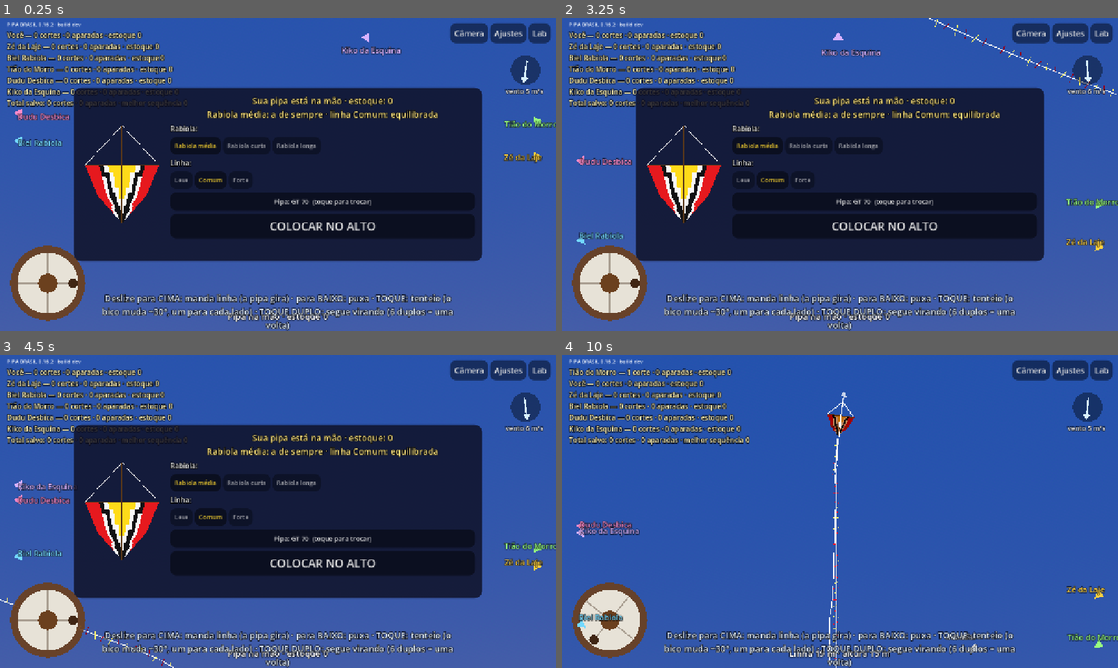
Above: before the commit, frames 1-4 (two rows, left to right).
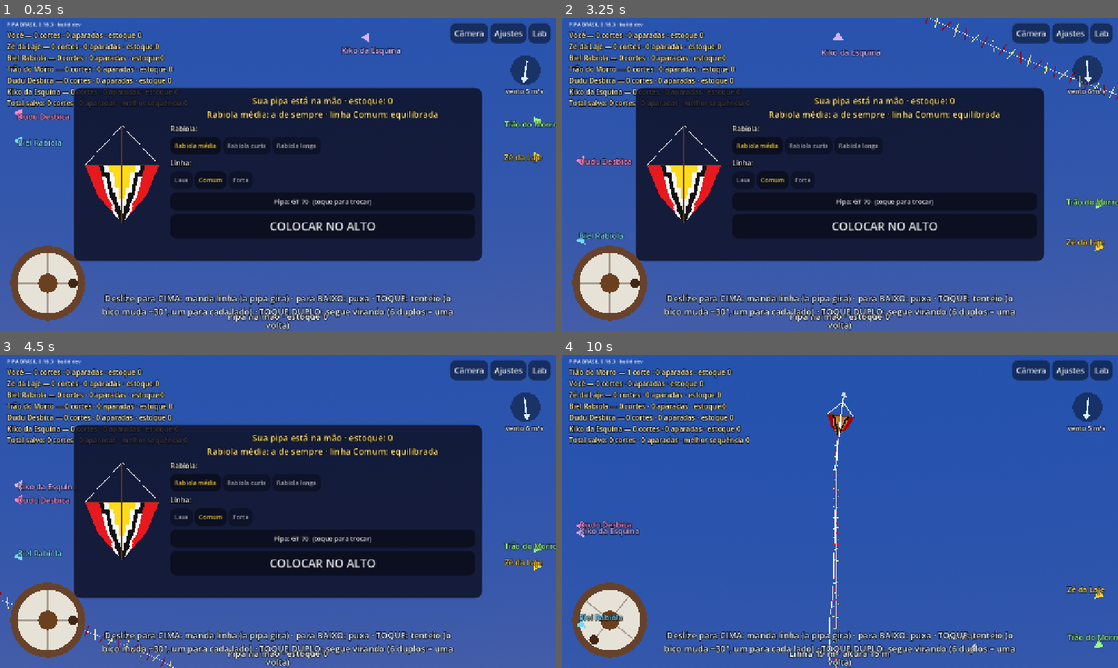
Above: after the commit, the same moments.

Repository: lucaskaeller201-ui/Pipa-Brasil
Game: Godot game, scene res://scenes/main/main.tscn
Same seed, same stepped clock (60 frames per second), same inputs: the game is played once before the commit and once after it.
Inputs (mouse positions are in pixels of both pictures, inside the frame that each line leads up to):
- Up to frame 1 (0.25 s): no input
- Up to frame 2 (3.25 s): tap Enter at 0.5 s; move the mouse to (962, 158) at 0.52 s; hold Right 0.53-1.25 s; tap Z at 0.6 s; click (962, 158) at 0.67 s; tap Space at 0.77 s; drag from (728, 190) to (812, 237) at 1.27 s; move the mouse to (895, 105) at 2.02 s; hold Right 2.03-2.75 s; tap Q at 2.1 s; drag from (812, 237) to (673, 127) at 2.77 s
- Up to frame 3 (4.5 s): move the mouse to (444, 558) at 3.52 s; hold A 3.53-4.25 s; tap Z at 3.6 s; tap Space at 3.77 s; drag from (111, 464) to (194, 433) at 4.27 s
- Up to frame 4 (10 s): move the mouse to (867, 511) at 5.02 s; hold S 5.03-5.75 s; tap Q at 5.1, 8.1 s; click (867, 511) at 5.17 s; drag from (756, 433) to (728, 527) at 5.77 s; move the mouse to (962, 495) at 6.52 s; hold W 6.53-7.25 s; tap Z at 6.6, 9.6 s; tap Space at 6.77, 9.77 s; drag from (728, 527) to (812, 574) at 7.27 s; move the mouse to (895, 442) at 8.02 s; hold S 8.03-8.75 s; drag from (812, 574) to (673, 464) at 8.77 s; move the mouse to (1006, 558) at 9.52 s; hold W from 9.53 s (still down); click (1006, 558) at 9.67 s

The runs differ from the first frame. In frame 1, less than 0.1% of the frame differs, in the area x 9-10%, y 2-3%; in frame 2, 0.1%, in the area x 9-100%, y 0-27%; in frame 3, less than 0.1%; in frame 4, less than 0.1%.

Commit message:
0.16.3: rabiola fina de longe (D-048)
Co-Authored-By: Claude Opus 5.5 <noreply@anthropic.com>
Claude-Session: https://claude.ai/code/session_01VcBVPpGPHbKMkWY2F5CwiY

Diff:
--- a/game/match/livre.gd
+++ b/game/match/livre.gd
@@ -188,7 +188,7 @@
 		if fl.tail != null:
 			# Rabiola: o barbante fininho e as fitinhas coloridas (D-043).
 			var estilo: Dictionary = _estilo_de.get(fl, Estilos.ESTILOS[0])
-			_linhas.call("desenhar_cadeia", fl.tail.pos, Color(0.9, 0.9, 0.9), 0.0008)
+			_linhas.call("desenhar_cadeia", fl.tail.pos, Color(0.9, 0.9, 0.9, 0.8), 0.0008, 0.5)
 			_linhas.call("desenhar_fitinhas", fl.tail.pos, estilo["fitas"], Time.get_ticks_msec() / 1000.0)
 	var eu := modo.you()
 	_tratar_acontecimentos()
--- a/game/views/lines_view.gd
+++ b/game/views/lines_view.gd
@@ -27,7 +27,7 @@
 
 ## Desenha a cadeia como fita. `largura` é a largura real (m); a fita nunca fica
 ## mais fina que `min_width_per_meter` × distância até a câmera.
-func desenhar_cadeia(pontos: PackedVector3Array, cor: Color, largura := 0.0006) -> void:
+func desenhar_cadeia(pontos: PackedVector3Array, cor: Color, largura := 0.0006, minimo := 1.0) -> void:
 	if pontos.size() < 2:
 		return
 	_im.surface_begin(Mesh.PRIMITIVE_TRIANGLES, _material)
@@ -38,8 +38,8 @@
 		var dir := b - a
 		if dir.length_squared() < 1e-10:
 			continue
-		var la := _lado(a, dir, largura)
-		var lb := _lado(b, dir, largura)
+		var la := _lado(a, dir, largura, minimo)
+		var lb := _lado(b, dir, largura, minimo)
 		_im.surface_add_vertex(a - la)
 		_im.surface_add_vertex(a + la)
 		_im.surface_add_vertex(b + lb)
@@ -49,12 +49,12 @@
 	_im.surface_end()
 
 
-func _lado(p: Vector3, dir: Vector3, largura: float) -> Vector3:
+func _lado(p: Vector3, dir: Vector3, largura: float, minimo := 1.0) -> Vector3:
 	var para_camera := camera_position - p
 	var lado := dir.cross(para_camera)
 	if lado.length_squared() < 1e-10:
 		lado = dir.cross(Vector3.UP)
-	var meia := 0.5 * maxf(largura, min_width_per_meter * para_camera.length())
+	var meia := 0.5 * maxf(largura, minimo * min_width_per_meter * para_camera.length())
 	return lado.normalized() * meia
 
 
@@ -79,10 +79,14 @@
 			if lado.length_squared() < 1e-10:
 				continue
 			lado = lado.normalized()
-			# fitinha fina: no máximo ~1 px de largura e uns 3 px para cada lado
+			# fitinha no tamanho de verdade (D-048): de longe ela some, como na
+			# vida real, e fica só o barbante fininho
 			var px := min_width_per_meter * 0.5 * para_camera.length()
-			var comprimento := maxf(0.04, 3.0 * px)
-			var largura := maxf(0.008, 1.0 * px)
+			var comprimento := 0.05
+			var largura := 0.012
+			if comprimento < 1.2 * px:
+				k += 1
+				continue
 			var ang := sin(tempo * 11.0 + k * 1.9) * 0.6
 			var eixo := lado * cos(ang) + dir * sin(ang)
 			var w := dir * (largura * 0.5)
--- a/project.godot
+++ b/project.godot
@@ -7,7 +7,7 @@
 
 config/name="PIPA BRASIL"
 config/description="Simulador brasileiro de pipas em 3D"
-config/version="0.16.2"
+config/version="0.16.3"
 run/main_scene="res://scenes/main/main.tscn"
 config/features=PackedStringArray("4.7", "Mobile")
 config/icon="res://icon.svg"
--- a/tests/unit/test_estilos.gd
+++ b/tests/unit/test_estilos.gd
@@ -31,7 +31,7 @@
 
 func test_rabiola_tem_fitinhas() -> void:
 	var l: MeshInstance3D = LinesView.new()
-	l.set("camera_position", Vector3(0.0, 0.0, 30.0))
+	l.set("camera_position", Vector3(0.0, 0.0, 10.0))
 	var pontos := PackedVector3Array()
 	for i in 11:
 		pontos.append(Vector3(0.0, -0.2 * i, 0.0))
@@ -41,3 +41,21 @@
 	var vertices: PackedVector3Array = im.surface_get_arrays(0)[Mesh.ARRAY_VERTEX]
 	assert_eq(vertices.size(), 10 * 2 * 6, "duas fitinhas por pedaço da rabiola")
 	l.free()
+
+
+## D-048: de longe as fitinhas somem (tamanho de verdade) e fica o barbante.
+func test_rabiola_de_longe_nao_engrossa() -> void:
+	var l: MeshInstance3D = LinesView.new()
+	l.set("camera_position", Vector3(0.0, 0.0, 120.0))
+	l.set("min_width_per_meter", 0.002)
+	var pontos := PackedVector3Array()
+	for i in 11:
+		pontos.append(Vector3(0.0, -0.2 * i, 0.0))
+	l.call("desenhar_fitinhas", pontos, [Color.RED, Color.WHITE], 1.0)
+	var im: ImmediateMesh = l.mesh
+	var n := 0
+	if im.get_surface_count() > 0:
+		var vertices: PackedVector3Array = im.surface_get_arrays(0)[Mesh.ARRAY_VERTEX]
+		n = vertices.size()
+	assert_eq(n, 0, "a 120 m as fitinhas não aparecem maiores que a pipa")
+	l.free()
Not shown, changed: export_presets.cfg
Not shown, changed: docs/changelog.md
Not shown, changed: docs/decisoes.md
Not shown, changed: docs/progresso.md
